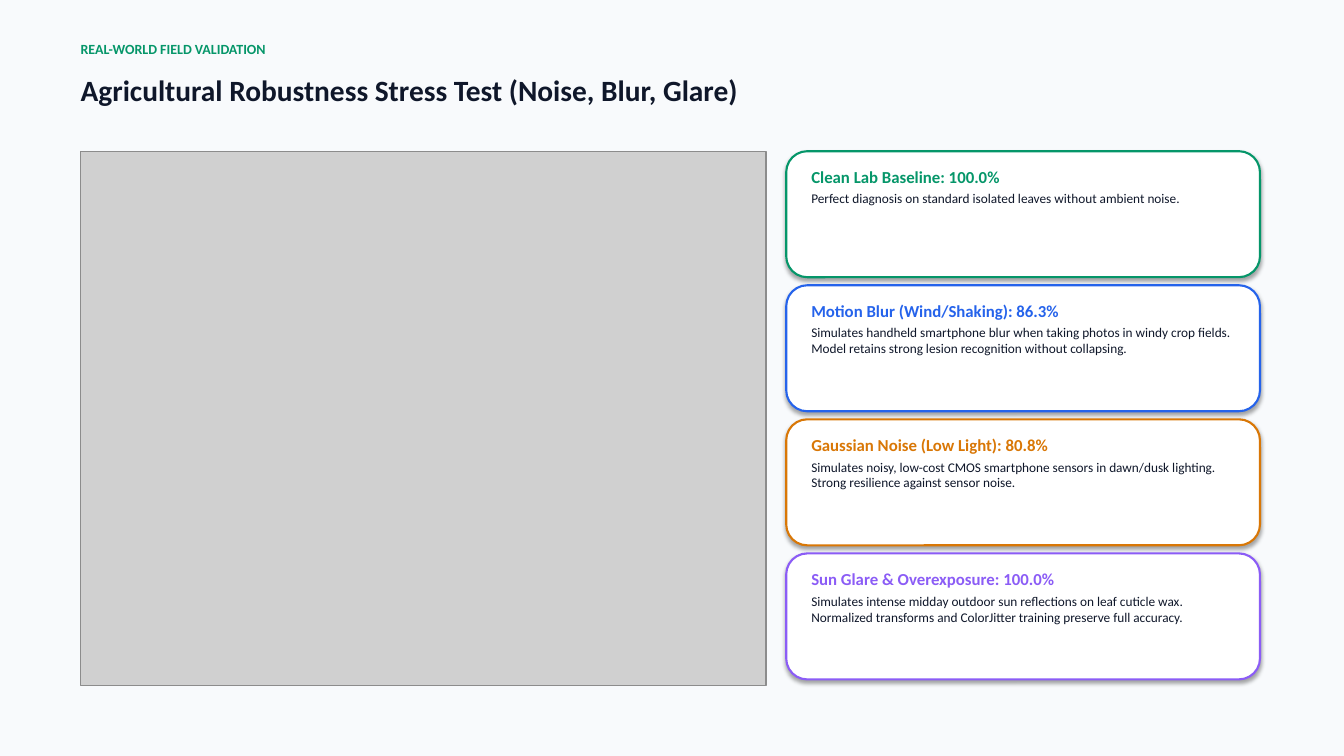
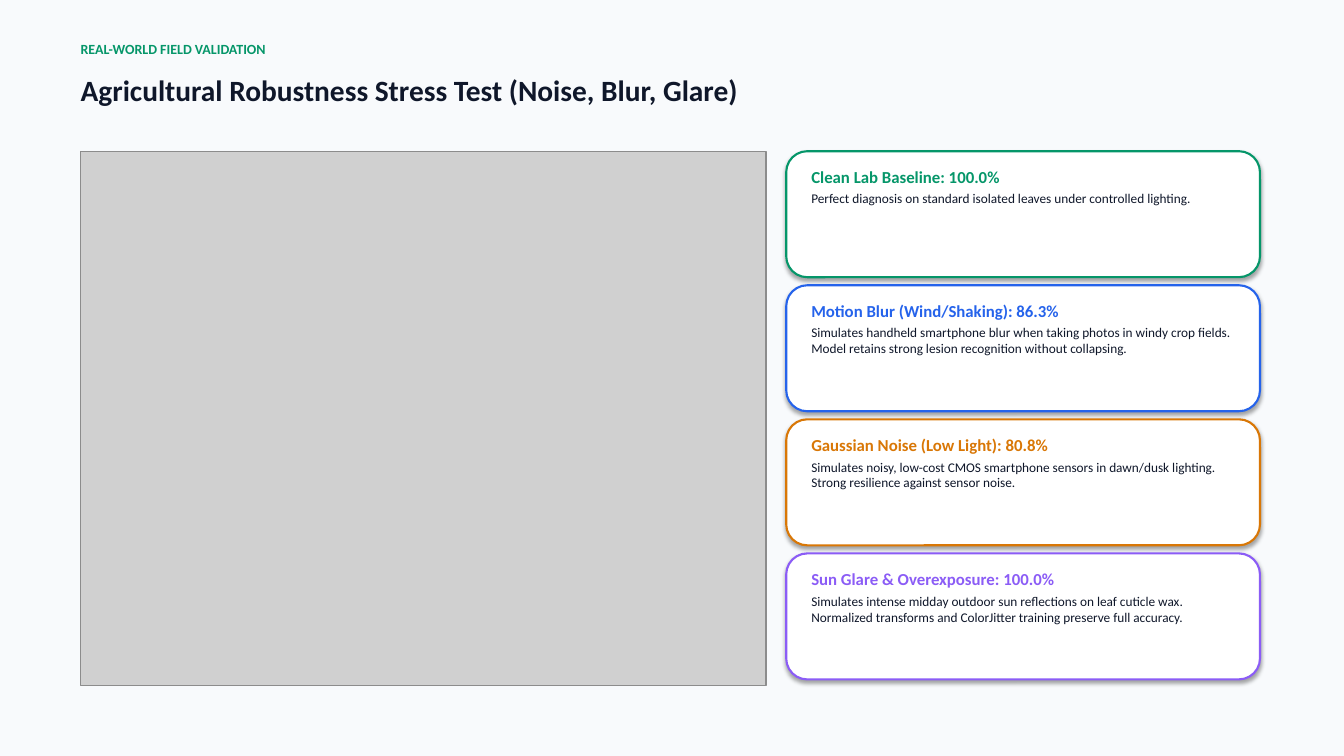
Before and after one commit to mokshit007/DL-crop-disease-detections, a slide deck: slide 10 of CropSense_AI_Official_Presentation.pptx. Drawn at 1344x756 pixels with LibreOffice and Linux fonts; fonts in the diff are those of the drawing; grey boxes stand for pictures. Boxes give left, top, right and bottom in pixels: in the first picture for what was removed or moved away, otherwise in the second. Text is boxed around its words. In the diff, an @@ line names an element or a change of style, - is before the commit and + after.

```diff
--- a/CropSense_AI_Official_Presentation.pptx
+++ b/CropSense_AI_Official_Presentation.pptx
@@ text at box(811, 193, 1190, 206): text changed @@
-Perfect diagnosis on standard isolated leaves without ambient noise.
+Perfect diagnosis on standard isolated leaves under controlled lighting.
```
Also in this commit, not shown: 3 other slides changed, 1 slide added, 1 slide removed, 1 other file.
